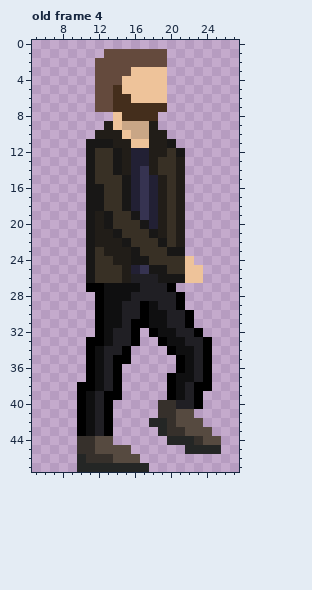
Pixel-art file, stored at Art/Player/player_run.aseprite. The first picture shows the starting point.
32x48 pixels, 5 frames. Shown: old frame 4: x 5..27, y 0..47.
The result:
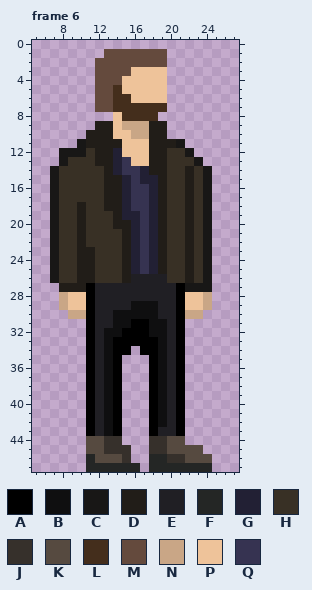
Palette (. is transparent): A #000000  B #0f0f10  C #181716  D #211d18  E #201f24  F #242625  G #222034  H #383025  J #36302b  K #564a40  L #442e1c  M #644a3d  N #c9a686  P #eec39a  Q #363351
A new or re-ordered frame is compared with the old frame closest to it.
From the commit log: Player animation fixxed
Edits made:
frames 5 -> 6
Changed rows in their new state; - is an unchanged pixel.
Frame 6 is new; against old frame 4:
first column x 7:
 9 -----D------D------
10 ----D--P-----------
11 ---CDDD-P----DC----
12 -CCCHDDGPPP---HC---
13 -CHHHDDGQPP-D-HHC--
14 CHHHH-DGQQG-D-HDHC-
15 CHHHH-DDGQG---HDHC-
16 CHHHHHDDGQ----HDHC-
17 CHHHHHDDGQ----HDHC-
18 CHHDHHDDGQ----HDHC-
19 CHHDHHHDGG----HDHC-
20 CHHDHHHDDGQ---HDHC-
21 CHHDHHHHDGQG--HDHC-
22 CHHDHHHHDGQGD-HDHC-
23 CHHDD-HH-GQGDHHDHC-
24 CHHDD--H-GQGD--DHC-
25 CHHDD------GD--DHC-
26 CHHDD-------EHHDHC-
27 -DDD-EEEEE---EACCC-
28 -NPPAEEEE------PPN-
29 -NPPAEEE-BB----PPN-
30 --NNAEE-BBB-E-ANN--
31 ----AEE-B-----A.---
32 ----AE-BA-AB-EA..--
33 -----E-AA-AABEA...-
34 -----EBA--AABEA...-
35 -----EB-.--ABE-...-
36 -----EB----ABE-...-
37 -----EB----ABEA...-
38 ---.-EB----ABEA...-
39 ---.A-B----ABEA..--
40 ---.A-BA---ABEA..--
41 ---.A-BA---ABEA.---
42 ---.A-BA---ABEA..--
43 ---.A-BA---AEEA...-
44 ---.K-JJ---JJKK....
45 ---.K-JJJ--JJKKKK..
46 ---.FKK-J.-FFJJKKK-
47 ---.------.FFFFFFF-
